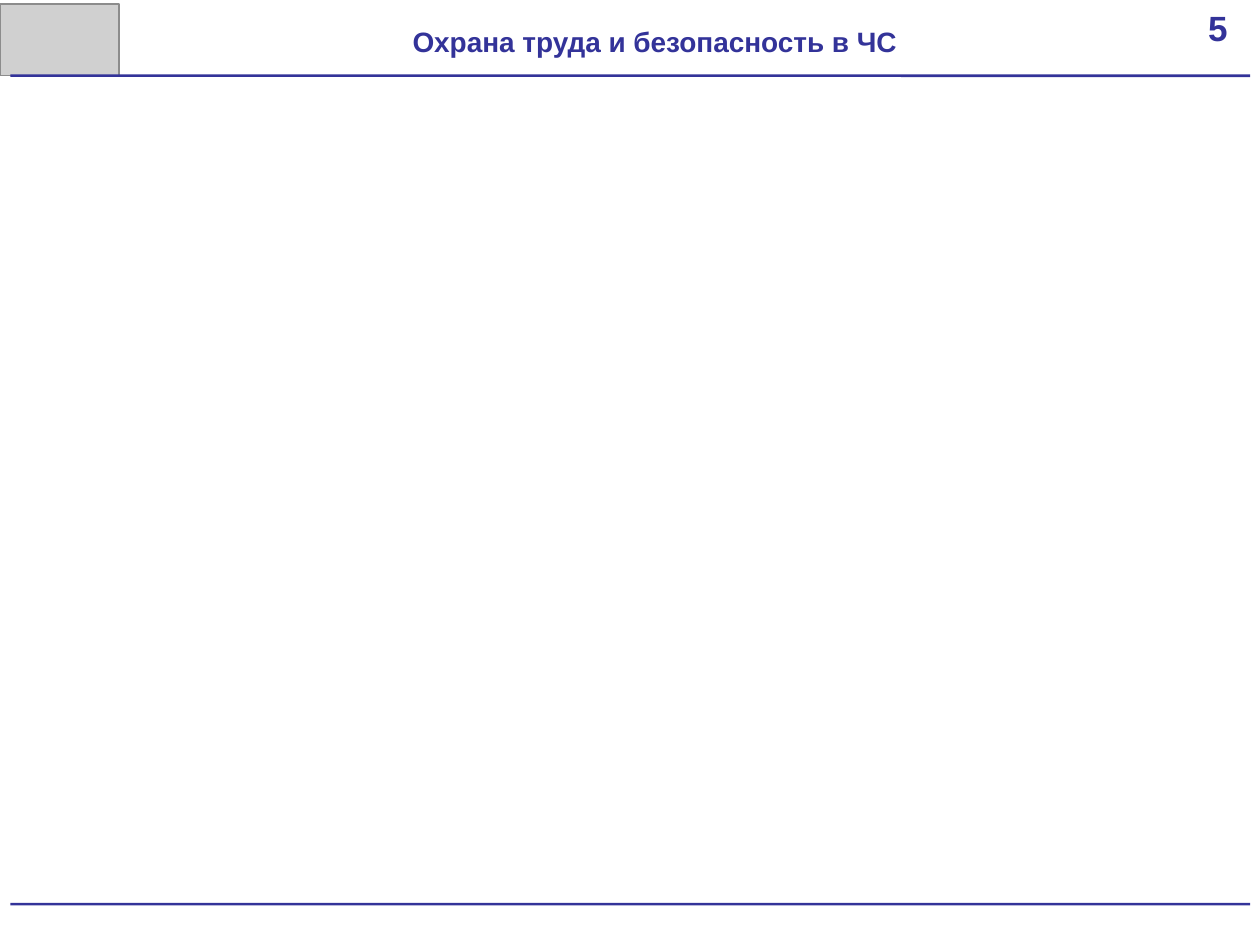
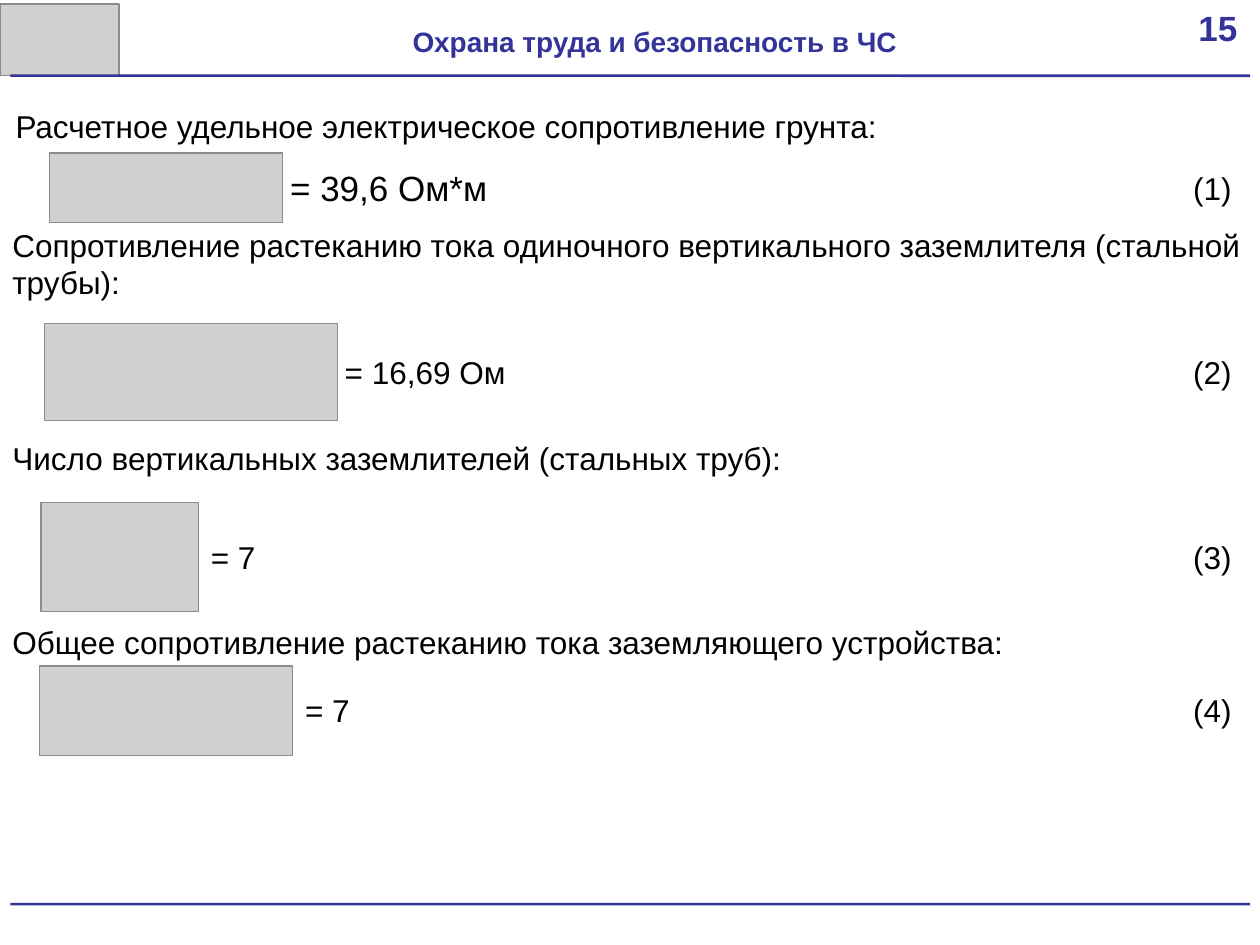
Before and after one commit to scorpion-afi/oscilator, a slide deck: slide 15 of documentation/Presentation.pptx. Drawn at 1260x945 pixels with LibreOffice and Linux fonts; fonts in the diff are those of the drawing; grey boxes stand for pictures. Boxes give left, top, right and bottom in pixels: in the first picture for what was removed or moved away, otherwise in the second. Text is boxed around its words. In the diff, an @@ line names an element or a change of style, - is before the commit and + after.

```diff
--- a/documentation/Presentation.pptx
+++ b/documentation/Presentation.pptx
@@ text in rectangle at box(1198, 17, 1237, 42): text changed @@
-5
+15
@@ text added at box(16, 116, 877, 144), 18 pt, text #000000 @@
+Расчетное удельное электрическое сопротивление грунта:
@@ picture added at box(49, 154, 282, 223) @@
@@ text added at box(320, 176, 487, 206), 20 pt, text #000000 @@
+= 39,6 Ом*м
@@ text added at box(1193, 177, 1231, 206), 18 pt, text #000000 @@
+(1)
@@ text added at box(12, 233, 1240, 300), 18 pt, text #000000 @@
+Сопротивление растеканию тока одиночного вертикального заземлителя (стальной трубы):
@@ picture added at box(44, 324, 338, 421) @@
@@ text added at box(372, 362, 505, 388), 18 pt, text #000000 @@
+= 16,69 Ом
@@ text added at box(1193, 361, 1231, 390), 18 pt, text #000000 @@
+(2)
@@ text added at box(12, 446, 781, 476), 18 pt, text #000000 @@
+Число вертикальных заземлителей (стальных труб):
@@ picture added at box(40, 503, 198, 612) @@
@@ text added at box(238, 547, 256, 569), 18 pt, text #000000 @@
+= 7
@@ text added at box(1193, 546, 1231, 575), 18 pt, text #000000 @@
+(3)
@@ text added at box(12, 630, 1003, 660), 18 pt, text #000000 @@
+Общее сопротивление растеканию тока заземляющего устройства:
@@ picture added at box(39, 667, 292, 756) @@
@@ text added at box(332, 700, 350, 722), 18 pt, text #000000 @@
+= 7
@@ text added at box(1193, 699, 1231, 728), 18 pt, text #000000 @@
+(4)
```
Also in this commit, not shown: 11 other slides changed, 2 other files.
